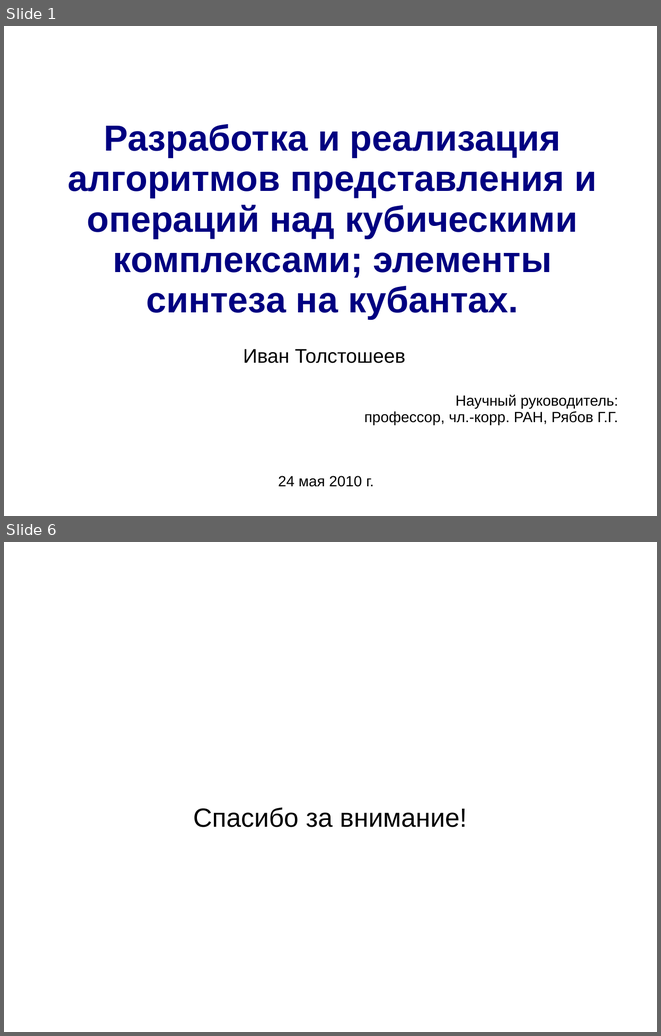
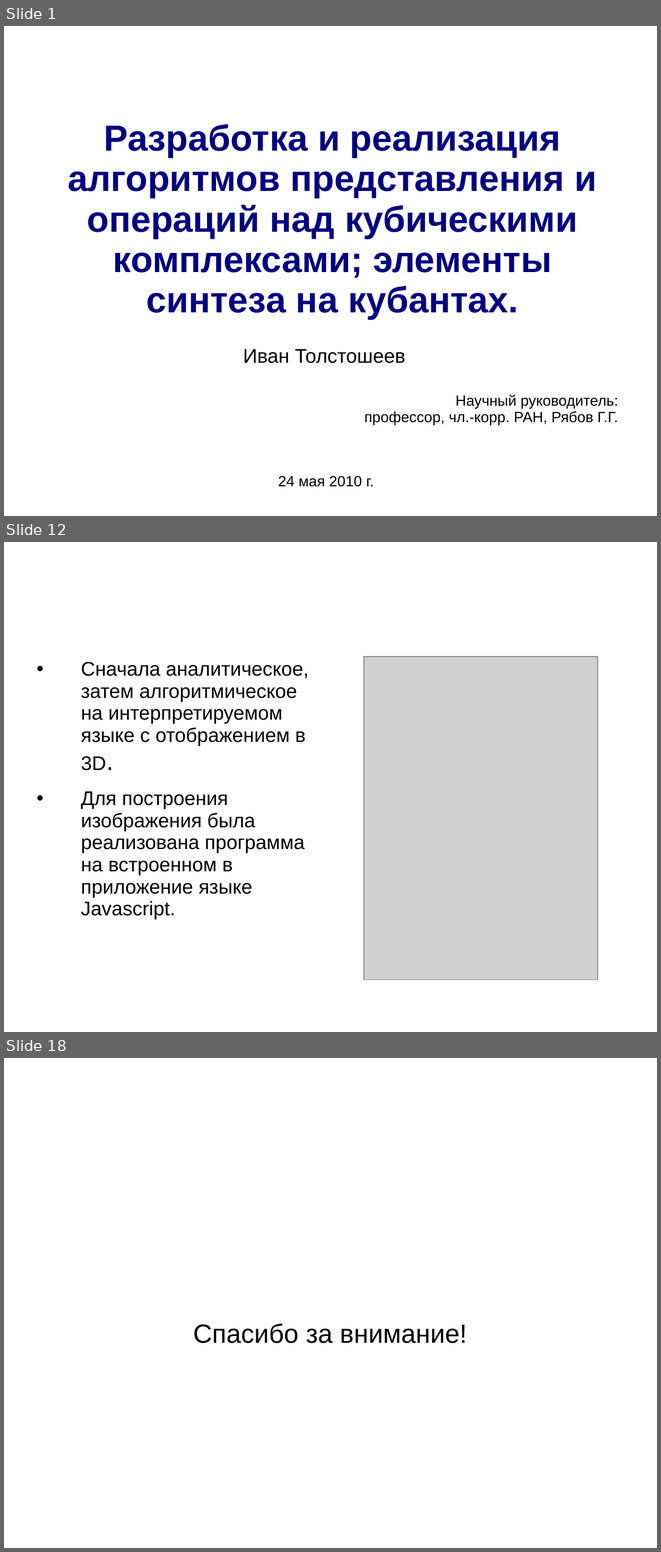
Before and after one commit to itroot/university-tasks, a slide deck: diploma/presentation.ppt. Shown one above the other, each under a label of ours: slides 1 and 6 before the commit, slides 1, 12 and 18 after it; the slides between them are not shown. The pictures are 661x1036 and 661x1552 pixels, drawn with LibreOffice and Linux fonts; fonts in the diff are those of the drawing; grey boxes stand for pictures; background and template pictures are left out. Boxes give left, top, right and bottom in pixels: in the first picture for what was removed or moved away, otherwise in the second. Text is boxed around its words. In the diff, an @@ line names an element or a change of style, - is before the commit and + after.

```diff
--- a/diploma/presentation.ppt
+++ b/diploma/presentation.ppt
@@ slide 12 added at (x1=4, y1=542, x2=657, y2=1032), background picture (left out) @@
@@ title added at (x1=34, y1=545, x2=621, y2=621), 44 pt, text #FFFFFF, bold @@
+Решение задачи
@@ text added at (x1=81, y1=662, x2=309, y2=919), 24 pt, text #000000 @@
+• Сначала аналитическое, затем алгоритмическое на интерпретируемом языке с отображением в 3D.
+• Для построения изображения была реализована программа на встроенном в приложение языке Javascript.
@@ picture added at (x1=364, y1=656, x2=598, y2=979) @@
@@ what was slide 6 is now slide 18 @@
```
Also in this commit, not shown: 3 slides changed, 12 other slides added, 1 slide removed, 2 other files.
